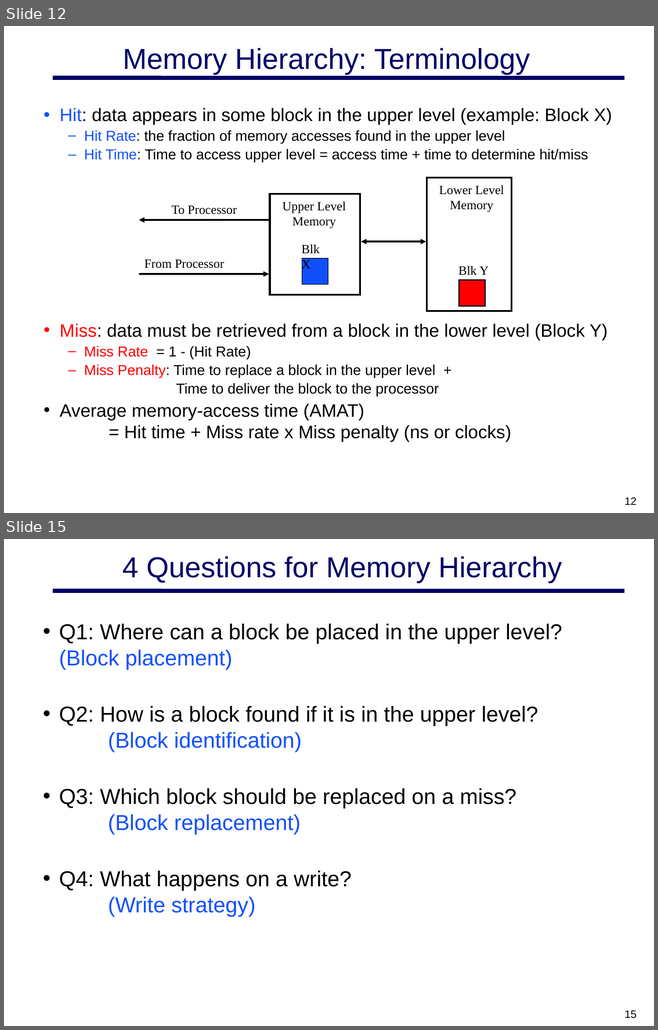
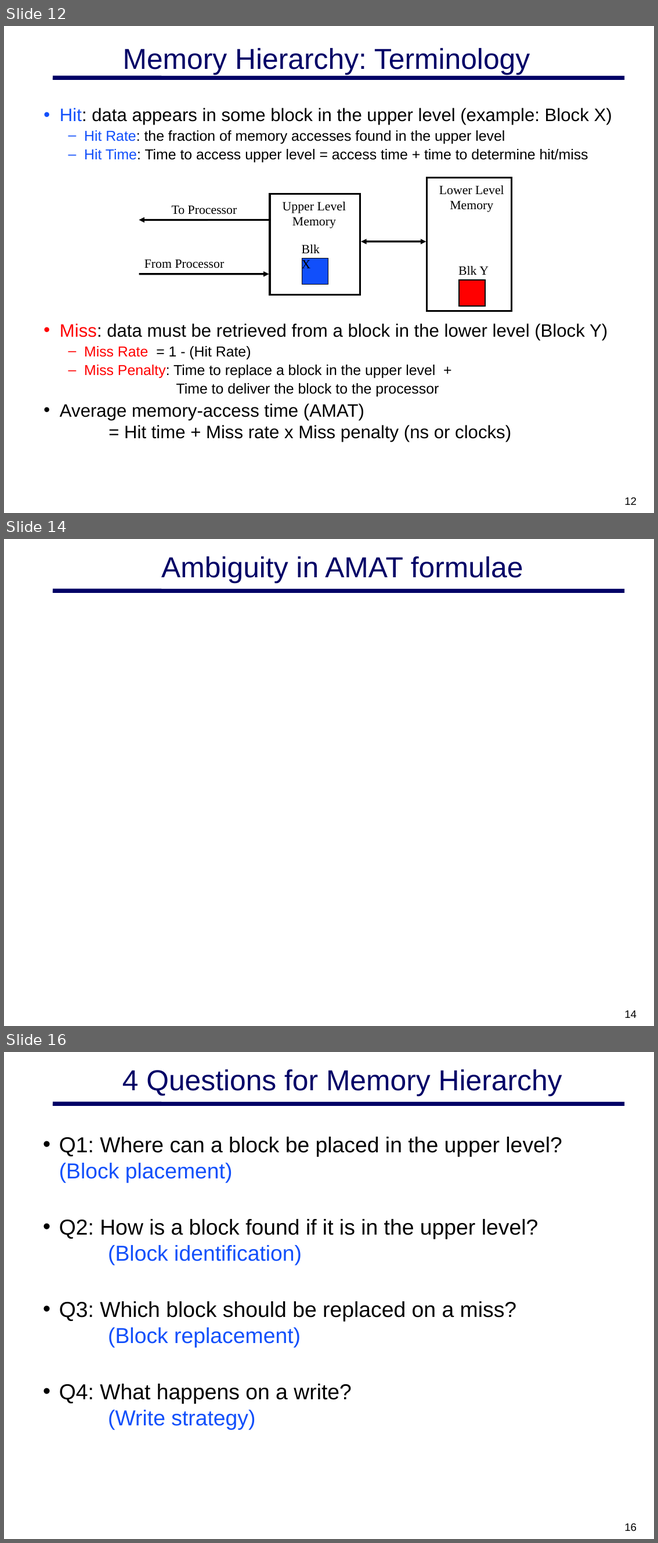
Before and after one commit to MHayden18/Architecture, a slide deck: Powerpoints/CSCE 692 02 Cache-Chap2-B.pptx. Shown one above the other, each under a label of ours: slides 12 and 15 before the commit, slides 12, 14 and 16 after it; the slides between them are not shown. The pictures are 658x1030 and 658x1543 pixels, drawn with LibreOffice and Linux fonts; fonts in the diff are those of the drawing; grey boxes stand for pictures; background and template pictures are left out. Boxes give left, top, right and bottom in pixels: in the first picture for what was removed or moved away, otherwise in the second. Text is boxed around its words. In the diff, an @@ line names an element or a change of style, - is before the commit and + after.

```diff
--- a/Powerpoints/CSCE 692 02 Cache-Chap2-B.pptx
+++ b/Powerpoints/CSCE 692 02 Cache-Chap2-B.pptx
@@ slide 14 added at (4, 539, 654, 1026), background #FFFFFF; not listed: 1 template element that a slide beside it also shows @@
@@ title added at (161, 556, 523, 584), 32 pt, text #000066 @@
+Ambiguity in AMAT formulae
@@ page number added at (624, 1011, 636, 1018), 12 pt, text #000000 @@
+14
@@ what was slide 15 is now slide 16 @@
@@ page number at (624, 1524, 636, 1531): text changed @@
-15
+16
```
Also in this commit, not shown: 9 slides changed, 3 other slides added, 2 slides removed, 1 other file.
